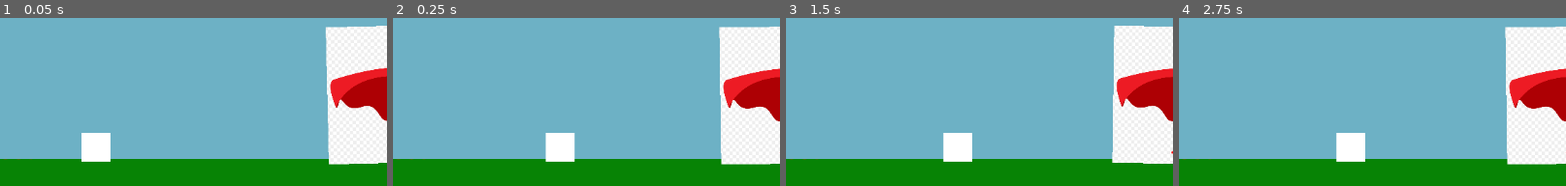
Above: before the commit, frames 1-4 (left to right).
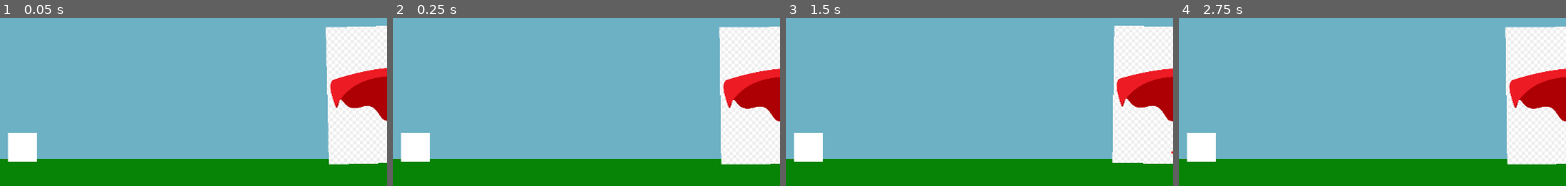
Above: after the commit, the same moments.

Repository: squidink7/SuperAF
Game: Godot game, scene res://scenes/visualisations/surfers/visualisation.tscn
The game is run twice, just before and just after one commit, with the same random seed, the same clock (stepped at 60 frames per second) and the same inputs. This scene is started directly instead of the project's main scene.
Inputs (mouse positions are % of the whole screen's width and height, from its top left):
- Up to frame 1 (0.05 s): no input
- Up to frame 2 (0.25 s): no input
- Up to frame 3 (1.5 s): tap Enter at 0.5, 1.35 s; move the mouse to (72, 29) at 0.52 s; tap Backspace at 0.6 s; tap Space at 0.77 s; move the mouse to (30, 42) at 1.27 s
- Up to frame 4 (2.75 s): tap Space at 1.52 s; move the mouse to (60, 7) at 2.02 s; tap Backspace at 2.1 s
The pictures show only the part of the screen within x 18-68%, y 0-50%; the shares and areas given below are measured in that part.

The runs differ from the first frame. In frame 1, 2.6% of the frame differs, in the area x 2-29%, y 68-86%; in frame 2, 2.6%, in the area x 2-48%, y 68-86%; in frame 3, 2.6%; in frame 4, 2.6%.

Commit message:
Fixed bug where Villian keeps moving back

Diff:
--- a/scenes/visualisations/surfers/stage_1.tscn
+++ b/scenes/visualisations/surfers/stage_1.tscn
@@ -89,7 +89,7 @@
 position = Vector2(801, 261)
 script = ExtResource("4_yh6pm")
 max_lives = 5
-lives = 3
+lives = 5
 
 [node name="Sprite2D2" type="Sprite2D" parent="Character"]
 scale = Vector2(0.1025, 0.1025)
--- a/scenes/visualisations/surfers/villian.gd
+++ b/scenes/visualisations/surfers/villian.gd
@@ -40,11 +40,17 @@
 func _on_game_logic_manager_life_gain() -> void:
 
 	# Since both character and villian signals run at the same time, 1 has to be added
-	if (character.lives > character.max_lives):
+	if (character.lives == character.max_lives):
+
+		if (self.global_position.x > default_position):
+			character_target_position -= distance_to_move
+			return
+
 		print("Already at max distance")
 		return
 
-	character_target_position -= distance_to_move
+	else:
+		character_target_position -= distance_to_move
 
 
 
